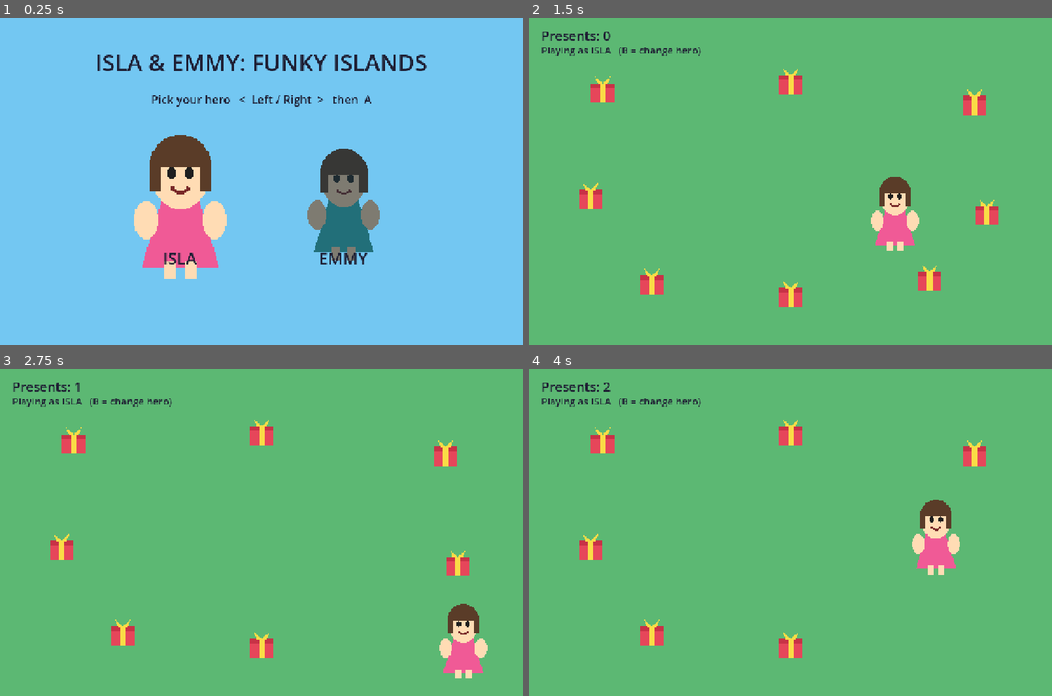
Above: before the commit, frames 1-4 (two rows, left to right).
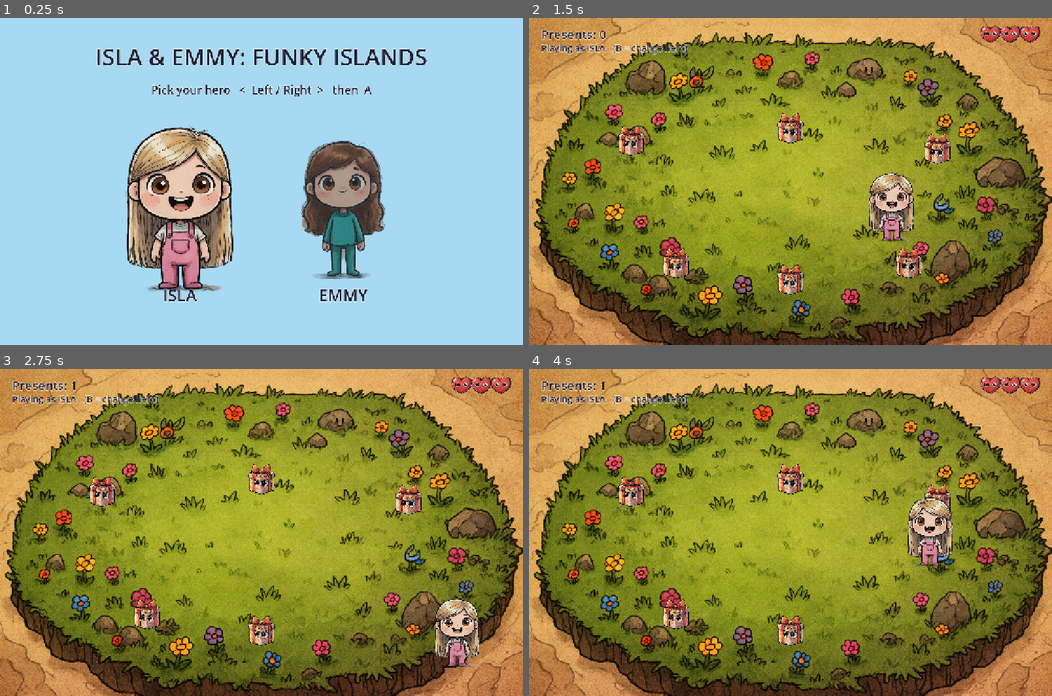
Above: after the commit, the same moments.

Repository: andyfreed/isla-emmy-deck
Game: Godot game, scene res://main.tscn
The game is run twice, just before and just after one commit, with the same random seed, the same clock (stepped at 60 frames per second) and the same inputs.
Inputs:
- Up to frame 1 (0.25 s): no input
- Up to frame 2 (1.5 s): tap Enter (ui_accept) at 0.5, 1.35 s; hold Right (ui_right) 0.53-1.28 s; hold Enter (ui_accept) 0.53-1.28 s; hold Down (ui_down) from 1.28 s (still down)
- Up to frame 3 (2.75 s): tap Enter (ui_accept) at 1.52, 1.82 s; release Down (ui_down) at 2.03 s; hold Right (ui_right) from 2.03 s (still down); hold Enter (ui_accept) from 2.03 s (still down)
- Up to frame 4 (4 s): release Right (ui_right) at 2.78 s; release Enter (ui_accept) at 2.78 s; hold Up (ui_up) 2.78-3.53 s; tap Enter (ui_accept) at 2.85, 3.02, 3.32 s; hold Left (ui_left) from 3.53 s (still down); hold Enter (ui_accept) from 3.53 s (still down)

The runs differ from the first frame. In frame 1, 99% of the frame differs, in the area x 0-100%, y 0-100%; in frame 2, 100%; in frame 3, 100%; in frame 4, 100%.

Commit message:
Wire in real art: island bg, Emmy/Isla, presents, heart HUD + idle/walk juice
Co-Authored-By: Claude Opus 4.8 <noreply@anthropic.com>
Claude-Session: https://claude.ai/code/session_01UXQDKUbPicwSfpzXbyxALt

Diff:
--- a/scripts/main.gd
+++ b/scripts/main.gd
@@ -1,19 +1,25 @@
 extends Node2D
-## Vertical slice: character select (Emmy / Isla) -> walk around, collect presents.
-## Built entirely in code so it stays robust and easy to extend. Gamepad-first
-## (Steam Deck): left stick / d-pad move, A confirms.
+## Vertical slice with the real art: character select (Emmy / Isla) -> walk the
+## island collecting presents. Gamepad-first (Steam Deck). Sprites are sized by
+## target on-screen height so any art drops in cleanly. Idle-bob + walk-squash
+## give the characters life from a single static drawing.
 
 const HEROES: Array[String] = ["isla", "emmy"]
+const SCREEN := Vector2(1280, 800)
+
+# play-area clamp (keep the kids on the island grass, below the HUD)
+const AREA_MIN := Vector2(150, 230)
+const AREA_MAX := Vector2(1130, 700)
 
 var state: String = "select"
 var sel: int = 0
 var ui: CanvasLayer
 var player: Node2D
+var player_base_scale: Vector2 = Vector2.ONE
 var presents: Array[Sprite2D] = []
 var score: int = 0
 var score_label: Label
-
-const SCREEN := Vector2(1280, 800)
+var anim_t: float = 0.0
 
 
 func _ready() -> void:
@@ -28,24 +34,21 @@
 	add_child(ui)
 
 	var bg := ColorRect.new()
-	bg.color = Color(0.45, 0.78, 0.95)
+	bg.color = Color(0.66, 0.85, 0.95)
 	bg.size = SCREEN
 	ui.add_child(bg)
 
-	var title := _label("ISLA & EMMY: FUNKY ISLANDS", 56, Vector2(0, 70), true)
-	ui.add_child(title)
-	ui.add_child(_label("Pick your hero   <  Left / Right  >   then  A", 28, Vector2(0, 180), true))
+	ui.add_child(_label("ISLA & EMMY: FUNKY ISLANDS", 56, Vector2(0, 56), true))
+	ui.add_child(_label("Pick your hero   <  Left / Right  >   then  A", 28, Vector2(0, 156), true))
 
 	for i in HEROES.size():
-		var h: String = HEROES[i]
 		var spr := Sprite2D.new()
-		spr.texture = load("res://assets/%s.png" % h)
-		spr.scale = Vector2(2.6, 2.6)
-		spr.position = Vector2(440 + i * 400, 440)
+		spr.texture = load("res://assets/%s.png" % HEROES[i])
+		spr.position = Vector2(440 + i * 400, 470)
 		spr.name = "portrait_%d" % i
 		ui.add_child(spr)
-		var nm := _label(h.to_upper(), 40, Vector2(440 + i * 400 - 120, 560), false)
-		nm.size = Vector2(240, 50)
+		var nm := _label(HEROES[i].to_upper(), 40, Vector2(440 + i * 400 - 140, 650), false)
+		nm.size = Vector2(280, 50)
 		nm.horizontal_alignment = HORIZONTAL_ALIGNMENT_CENTER
 		ui.add_child(nm)
 
@@ -56,8 +59,8 @@
 	for i in HEROES.size():
 		var spr := ui.get_node("portrait_%d" % i) as Sprite2D
 		var on := i == sel
-		spr.modulate = Color(1, 1, 1) if on else Color(0.5, 0.5, 0.5, 0.85)
-		spr.scale = Vector2(3.1, 3.1) if on else Vector2(2.4, 2.4)
+		_fit_height(spr, 440.0 if on else 360.0)
+		spr.modulate = Color(1, 1, 1) if on else Color(0.7, 0.7, 0.7, 0.85)
 
 
 func _unhandled_input(event: InputEvent) -> void:
@@ -79,17 +82,24 @@
 	Globals.hero = hero
 	ui.queue_free()
 
-	var bg := ColorRect.new()
-	bg.color = Color(0.36, 0.72, 0.45)
-	bg.size = SCREEN
+	var bg := Sprite2D.new()
+	bg.texture = load("res://assets/island_bg.png")
+	bg.position = SCREEN * 0.5
 	bg.z_index = -10
 	add_child(bg)
 
 	var hud := CanvasLayer.new()
 	add_child(hud)
-	score_label = _label("Presents: 0", 32, Vector2(30, 20), false)
+	score_label = _label("Presents: 0", 30, Vector2(30, 18), false)
 	hud.add_child(score_label)
-	hud.add_child(_label("Playing as " + hero.to_upper() + "   (B = change hero)", 24, Vector2(30, 62), false))
+	hud.add_child(_label("Playing as " + hero.to_upper() + "   (B = change hero)", 22, Vector2(30, 58), false))
+	# heart HUD (cosmetic preview of the health bar)
+	for h in 3:
+		var heart := Sprite2D.new()
+		heart.texture = load("res://assets/heart.png")
+		_fit_height(heart, 46.0)
+		heart.position = Vector2(1130 + h * 48, 40)
+		hud.add_child(heart)
 
 	player = Node2D.new()
 	player.position = SCREEN * 0.5
@@ -98,17 +108,17 @@
 	var spr := Sprite2D.new()
 	spr.name = "spr"
 	spr.texture = load("res://assets/%s.png" % hero)
-	spr.scale = Vector2(1.6, 1.6)
+	player_base_scale = _fit_height(spr, 185.0)
 	player.add_child(spr)
 
 	var spots := [
-		Vector2(180, 170), Vector2(1090, 200), Vector2(300, 640),
-		Vector2(980, 630), Vector2(640, 150), Vector2(150, 430),
-		Vector2(1120, 470), Vector2(640, 670),
+		Vector2(250, 300), Vector2(1000, 320), Vector2(360, 600),
+		Vector2(930, 600), Vector2(640, 270), Vector2(640, 640),
 	]
 	for s in spots:
 		var p := Sprite2D.new()
 		p.texture = load("res://assets/present.png")
+		_fit_height(p, 78.0)
 		p.position = s
 		add_child(p)
 		presents.append(p)
@@ -118,28 +128,40 @@
 	if state != "play":
 		return
 
-	# back to character select
 	if Input.is_action_just_pressed("ui_cancel"):
 		_reset_to_select()
 		return
 
 	var dir := Input.get_vector("ui_left", "ui_right", "ui_up", "ui_down")
-	player.position += dir * 340.0 * delta
-	player.position.x = clampf(player.position.x, 40, SCREEN.x - 40)
-	player.position.y = clampf(player.position.y, 40, SCREEN.y - 40)
-	if dir.x != 0.0:
-		(player.get_node("spr") as Sprite2D).flip_h = dir.x < 0.0
+	var moving := dir.length() > 0.1
+	player.position += dir * 330.0 * delta
+	player.position.x = clampf(player.position.x, AREA_MIN.x, AREA_MAX.x)
+	player.position.y = clampf(player.position.y, AREA_MIN.y, AREA_MAX.y)
 
+	# --- juice: idle bob + walk squash on the single static sprite ---
+	anim_t += delta * (10.0 if moving else 2.5)
+	var s := sin(anim_t)
+	var spr := player.get_node("spr") as Sprite2D
+	if moving:
+		spr.position.y = -absf(s) * 13.0
+		spr.scale = player_base_scale * Vector2(1.0 - 0.05 * s, 1.0 + 0.05 * s)
+		if dir.x != 0.0:
+			spr.flip_h = dir.x < 0.0
+	else:
+		spr.position.y = -absf(s) * 3.0
+		spr.scale = player_base_scale * Vector2(1.0 + 0.03 * s, 1.0 - 0.03 * s)
+
+	# --- collect presents ---
 	var any_left := false
 	for p in presents:
-		if p.visible and player.position.distance_to(p.position) < 64.0:
+		if p.visible and player.position.distance_to(p.position) < 70.0:
 			p.visible = false
 			score += 1
 			score_label.text = "Presents: %d" % score
 		any_left = any_left or p.visible
 	if not any_left:
 		for p in presents:
-			p.visible = true   # endless, no-lose: they just keep coming back
+			p.visible = true
 
 
 func _reset_to_select() -> void:
@@ -152,11 +174,20 @@
 
 
 # ---------------------------------------------------------------- helpers
+func _fit_height(spr: Sprite2D, target_px: float) -> Vector2:
+	var h := spr.texture.get_height()
+	var s := target_px / float(h)
+	spr.scale = Vector2(s, s)
+	return spr.scale
+
+
 func _label(text: String, size: int, pos: Vector2, centered: bool) -> Label:
 	var l := Label.new()
 	l.text = text
 	l.add_theme_font_size_override("font_size", size)
 	l.add_theme_color_override("font_color", Color(0.12, 0.12, 0.2))
+	l.add_theme_color_override("font_outline_color", Color(1, 1, 1, 0.7))
+	l.add_theme_constant_override("outline_size", 6)
 	l.position = pos
 	if centered:
 		l.size = Vector2(SCREEN.x, float(size) + 12.0)
Binary file changed: assets/emmy.png
Binary file added: assets/heart.png
Binary file changed: assets/isla.png
Binary file added: assets/island_bg.png
Binary file changed: assets/present.png
Binary file added: assets/snack.png
